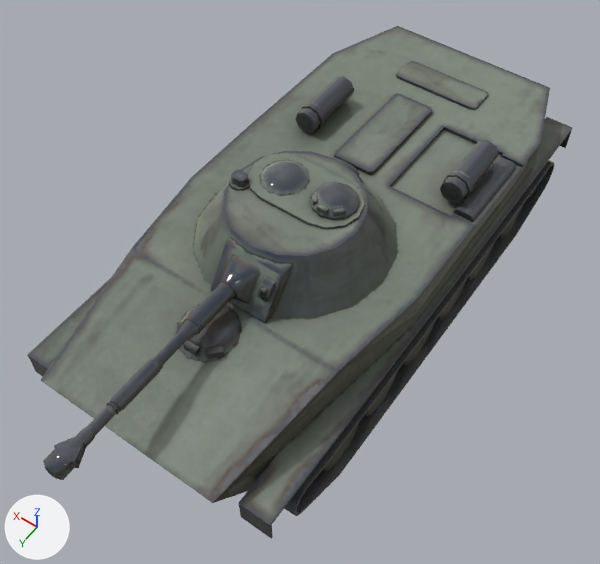
The FBX model Client/Assets/Resource/Tank/USSR/fbx/PT-76B.fbx, before and after one commit.
Camera for both pictures: a camera (50 mm lens) standing at (-3.56, 5.61, 8.46) and looking at (-0.11, 0.79, 0.89). Arrows for +X, +Y and +Z are at lower left; the lights stay in place.

Names of what the first picture shows: 'PT-76B Hull', 'PT-76B Turret'.
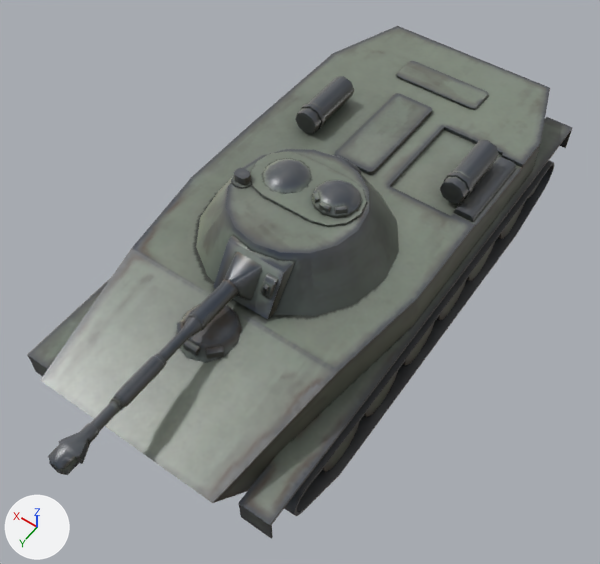
The newer file is also turned or shifted as a whole; pictures and numbers use the older file's frame.

What differs and where, as boxes (x1, y1, x2, y2) in the pictures (600 x 564 px):
'PT-76B Turret', mesh rescaled
    before: (43, 151, 397, 480)
    after: (48, 149, 399, 475)

The edits, one by one:
In material 'PT-76B' (mat_pt_76b), roughness goes from 0.0 to 0.336.
me_pt_76b_turret has 645 vertices, 534 faces and spans x -1.85..0.41, y -0.41..4.32, z -3.81..-3.08.
me_pt_76b_turret is used by ob_pt_76b_turret; parent ob_pt_76b_hull; location (0.716, 0.0, 1.541).
me_pt_76b_turret part 1: the whole mesh is scaled about its middle by 0.996, then moved by (0.0, -0.05, 0.0).
